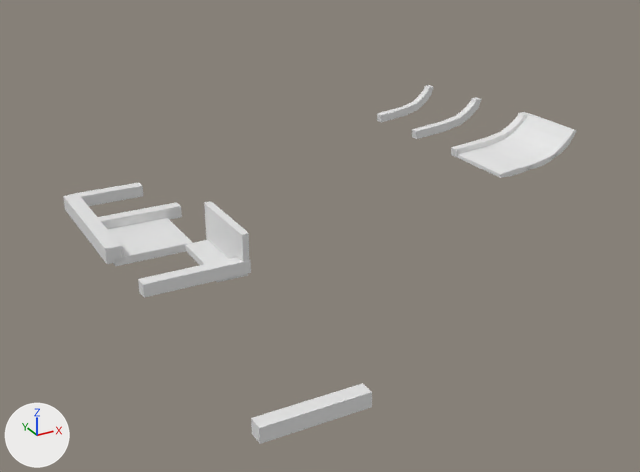
Before and after pictures for a commit that changed the FBX model CustomShipsUnity/Assets/Meshes/Boat_small.fbx.
Both versions are drawn from a 50 mm lens placed at (-5.0, -19.3, 9.0), pointed at (6.9, 2.3, -1.8). Every picture has the same lights, and +X, +Y and +Z are marked at lower left. Where no turn or scale is listed for an object, it has been applied to the vertices.

The first picture shows 'HullEnd_2m', 'HullExtension', 'Hull_2m', 'Hull_Curved_2.0m_segment_1', 'Hull_Curved_2.0m_segment_2', 'Hull_Curved_2.0m_segment_3', 'Keel_4m', 'Rib_2.0m', 'Rib_2.2m', 'Rib_2.4m', 'Rib_2.6m', 'Rib_Curved_2.0m', 'Rib_Curved_2.4m', 'Rib_Curved_2.6m'.
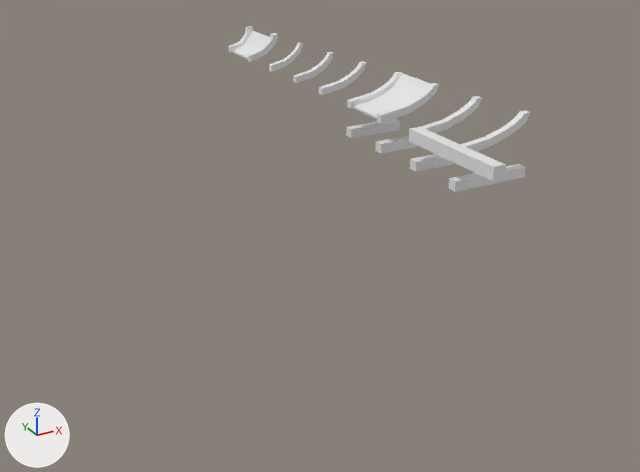
Location of each change, (x1, y1, x2, y2) in pixels of the pictures (640 x 472 px):
'Rib_2.2m', moved: before (251, 383, 372, 444); after (375, 136, 420, 153)
'Keel_4m', moved: before (63, 194, 123, 264); after (409, 127, 506, 181)
'Rib_2.6m', moved: before (138, 257, 251, 298); after (448, 164, 526, 192)
'Hull_2m', deleted: before (108, 218, 193, 266)
'Hull_Curved_2.0m_segment_3', reshaped, moved: before (509, 113, 577, 159); after (381, 88, 416, 105)
'HullEnd_2m', deleted: before (204, 201, 249, 262)
'Rib_2.4m', moved: before (98, 202, 182, 229); after (410, 151, 479, 172)
'Rib_2.0m', moved: before (69, 182, 143, 206); after (346, 119, 400, 138)
'Hull_Curved_2.0m_segment_1', moved: before (458, 147, 532, 178); after (353, 101, 399, 121)
'Hull_Curved_2.0m_segment_2', moved: before (487, 137, 557, 169); after (370, 96, 404, 117)
'Rib_Curved_2.0m', moved, rescaled: before (377, 85, 433, 122); after (347, 72, 404, 108)
'HullExtension', deleted: before (185, 240, 248, 282)
'Rib_Curved_2.2m', added: after (377, 83, 439, 123)
'Hull_Curved_2.0m_segment_4', added: after (392, 74, 432, 97)
'Rib_Curved_1.8m', added: after (319, 61, 366, 95)
'Rib_Curved_1.6m', added: after (293, 52, 334, 83)
'Rib_Curved_1.4m', added: after (269, 43, 303, 72)
'Rib_Curved_1.2m', added: after (248, 33, 278, 62)
'Hull_Curved_1.0m_segment_2', added: after (245, 30, 270, 49)
'Hull_Curved_1.0m_segment_1', added: after (233, 43, 263, 61)
'Rib_Curved_1.0m', added: after (228, 26, 253, 53)

Diff of the bpy script that builds the scene:
```diff
--- a/CustomShipsUnity/Assets/Meshes/Boat_small.fbx.py
+++ b/CustomShipsUnity/Assets/Meshes/Boat_small.fbx.py
@@ me_cube_015 @@
-me_cube_015.from_pydata(...)  # 16 vertices, 14 faces; spans x -0.58..0.3, y -1.0..1.0, z 0.05..0.79
+me_cube_015.from_pydata(...)  # 16 vertices, 14 faces; spans x -0.43..0.31, y -1.0..1.0, z 0.02..0.45
+# me_cube_015 part 1: 16 of 16 vertices moved; they spanned x -0.58..0.3, y -1.0..1.0, z 0.05..0.79 and now span x -0.43..0.31, y -1.0..1.0, z 0.02..0.45; mean shift (0.07, 0.0, -0.19); largest move (0.3, 1.0, 0.79) -> (0.31, 1.0, 0.39)
 me_cube_015.materials.append(mat_material)
@@ ob_hullextension @@
-ob_hullextension = bpy.data.objects.new('HullExtension', me_cube_006)
@@ ob_hull_curved_2_0m_segment_3 @@
 ob_hull_curved_2_0m_segment_3 = bpy.data.objects.new('Hull_Curved_2.0m_segment_3', me_cube_015)
-ob_hull_curved_2_0m_segment_3.location = (12.35, -1.0, 1.0)
+ob_hull_curved_2_0m_segment_3.location = (11.5, 5.0, 1.0)
@@ ob_hullend_2m @@
-ob_hullend_2m = bpy.data.objects.new('HullEnd_2m', me_cube_004)
@@ ob_hull_curved_2_0m_segment_1 @@
 ob_hull_curved_2_0m_segment_1 = bpy.data.objects.new('Hull_Curved_2.0m_segment_1', me_cube_018)
-ob_hull_curved_2_0m_segment_1.location = (10.6, -1.0, 1.0)
+ob_hull_curved_2_0m_segment_1.location = (10.5, 5.0, 1.0)
@@ ob_rib_curved_2_0m @@
 ob_rib_curved_2_0m = bpy.data.objects.new('Rib_Curved_2.0m', me_cube_014)
-ob_rib_curved_2_0m.location = (10.0, 4.0, 0.79)
+ob_rib_curved_2_0m.location = (10.0, 5.9, 0.79)
 ob_rib_curved_2_0m.rotation_euler = (1.571, 0.0, 0.0)  # degrees (90, 0, 0)
-ob_rib_curved_2_0m.scale = (0.00936, 0.01, 0.01)
+ob_rib_curved_2_0m.scale = (0.0101, 0.01, 0.01)
@@ ob_hull_curved_2_0m_segment_2 @@
 ob_hull_curved_2_0m_segment_2 = bpy.data.objects.new('Hull_Curved_2.0m_segment_2', me_cube_019)
-ob_hull_curved_2_0m_segment_2.location = (11.5, -1.0, 1.0)
+ob_hull_curved_2_0m_segment_2.location = (11.0, 5.0, 1.0)
@@ ob_rib_2_6m @@
 ob_rib_2_6m = bpy.data.objects.new('Rib_2.6m', me_cube_002)
-ob_rib_2_6m.location = (0.0, -2.0, 0.0)
+ob_rib_2_6m.location = (10.0, 0.0, 0.0)
 ob_rib_2_6m.rotation_euler = (1.571, 0.0, 0.0)  # degrees (90, 0, 0)
@@ ob_hull_2m @@
-ob_hull_2m = bpy.data.objects.new('Hull_2m', me_cube_003)
@@ ob_rib_2_0m @@
 ob_rib_2_0m = bpy.data.objects.new('Rib_2.0m', me_cube_002)
-ob_rib_2_0m.location = (0.0, 4.0, 0.0)
+ob_rib_2_0m.location = (10.0, 5.9, 0.0)
 ob_rib_2_0m.rotation_euler = (1.571, 0.0, 0.0)  # degrees (90, 0, 0)
@@ ob_rib_2_4m @@
 ob_rib_2_4m = bpy.data.objects.new('Rib_2.4m', me_cube_002)
-ob_rib_2_4m.location = (0.0, 2.0, 0.0)
+ob_rib_2_4m.location = (10.0, 2.0, 0.0)
 ob_rib_2_4m.rotation_euler = (1.571, 0.0, 0.0)  # degrees (90, 0, 0)
@@ ob_rib_2_2m @@
 ob_rib_2_2m = bpy.data.objects.new('Rib_2.2m', me_cube_002)
-ob_rib_2_2m.location = (0.0, -8.0, 0.0)
+ob_rib_2_2m.location = (10.0, 4.0, 0.0)
 ob_rib_2_2m.rotation_euler = (1.571, 0.0, 0.0)  # degrees (90, 0, 0)
@@ ob_keel_4m @@
 ob_keel_4m = bpy.data.objects.new('Keel_4m', me_cube_001)
-ob_keel_4m.location = (0.0, 2.0, 0.0)
+ob_keel_4m.location = (10.0, 0.0, 1.0)
@@ ob_rib_curved_1_4m @@
+ob_rib_curved_1_4m = bpy.data.objects.new('Rib_Curved_1.4m', me_cube_026)  # 28 vertices, 26 faces; spans x 0.0..1.41, y -0.12..0.12, z 0.08..1.053; in mat_material (its picture is missing)
+ob_rib_curved_1_4m.location = (10.0, 12.0, 0.79)
@@ ob_hull_curved_1_0m_segment_2 @@
+ob_hull_curved_1_0m_segment_2 = bpy.data.objects.new('Hull_Curved_1.0m_segment_2', me_cube_028)  # 16 vertices, 14 faces; spans x -0.46..0.07, y -1.0..1.0, z 0.06..0.73; in mat_material (its picture is missing)
+ob_hull_curved_1_0m_segment_2.location = (11.05, 15.0, 1.0)
@@ ob_rib_curved_2_2m @@
+ob_rib_curved_2_2m = bpy.data.objects.new('Rib_Curved_2.2m', me_cube_025)  # 28 vertices, 26 faces; spans x 0.0..2.23, y -0.13..0.13, z 0.07..1.05; in mat_material (its picture is missing)
+ob_rib_curved_2_2m.location = (10.0, 4.0, 0.79)
@@ ob_hull_curved_2_0m_segment_4 @@
+ob_hull_curved_2_0m_segment_4 = bpy.data.objects.new('Hull_Curved_2.0m_segment_4', me_cube_031)  # 16 vertices, 14 faces; spans x -0.48..0.1, y -1.0..1.0, z 0.22..0.83; in mat_material (its picture is missing)
+ob_hull_curved_2_0m_segment_4.location = (12.0, 5.0, 1.0)
@@ ob_rib_curved_1_8m @@
+ob_rib_curved_1_8m = bpy.data.objects.new('Rib_Curved_1.8m', me_cube_023)  # 28 vertices, 26 faces; spans x 0.0..1.83, y -0.12..0.12, z 0.08..1.05; in mat_material (its picture is missing)
+ob_rib_curved_1_8m.location = (10.0, 7.9, 0.79)
@@ ob_rib_curved_1_2m @@
+ob_rib_curved_1_2m = bpy.data.objects.new('Rib_Curved_1.2m', me_cube_027)  # 28 vertices, 26 faces; spans x 0.0..1.308, y -0.12..0.12, z 0.08..1.094; in mat_material (its picture is missing)
+ob_rib_curved_1_2m.location = (10.0, 14.0, 0.79)
@@ ob_hull_curved_1_0m_segment_1 @@
+ob_hull_curved_1_0m_segment_1 = bpy.data.objects.new('Hull_Curved_1.0m_segment_1', me_cube_029)  # 16 vertices, 14 faces; spans x -0.4..0.33, y -1.0..1.0, z -0.13..0.28; in mat_material (its picture is missing)
+ob_hull_curved_1_0m_segment_1.location = (10.5, 15.0, 1.0)
@@ ob_rib_curved_1_6m @@
+ob_rib_curved_1_6m = bpy.data.objects.new('Rib_Curved_1.6m', me_cube_024)  # 28 vertices, 26 faces; spans x 0.0..1.61, y -0.12..0.12, z 0.08..1.05; in mat_material (its picture is missing)
+ob_rib_curved_1_6m.location = (10.0, 9.9, 0.79)
@@ ob_rib_curved_1_0m @@
+ob_rib_curved_1_0m = bpy.data.objects.new('Rib_Curved_1.0m', me_cube_030)  # 28 vertices, 26 faces; spans x 0.0..1.092, y -0.12..0.12, z 0.08..1.08; in mat_material (its picture is missing)
+ob_rib_curved_1_0m.location = (10.0, 16.0, 0.79)
```
